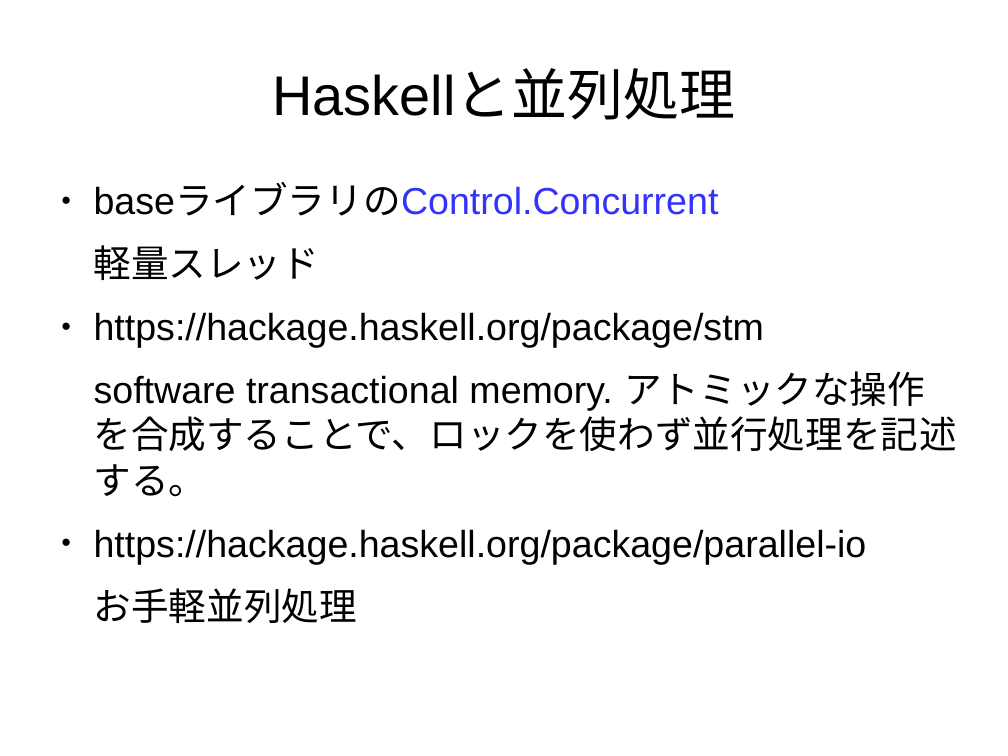
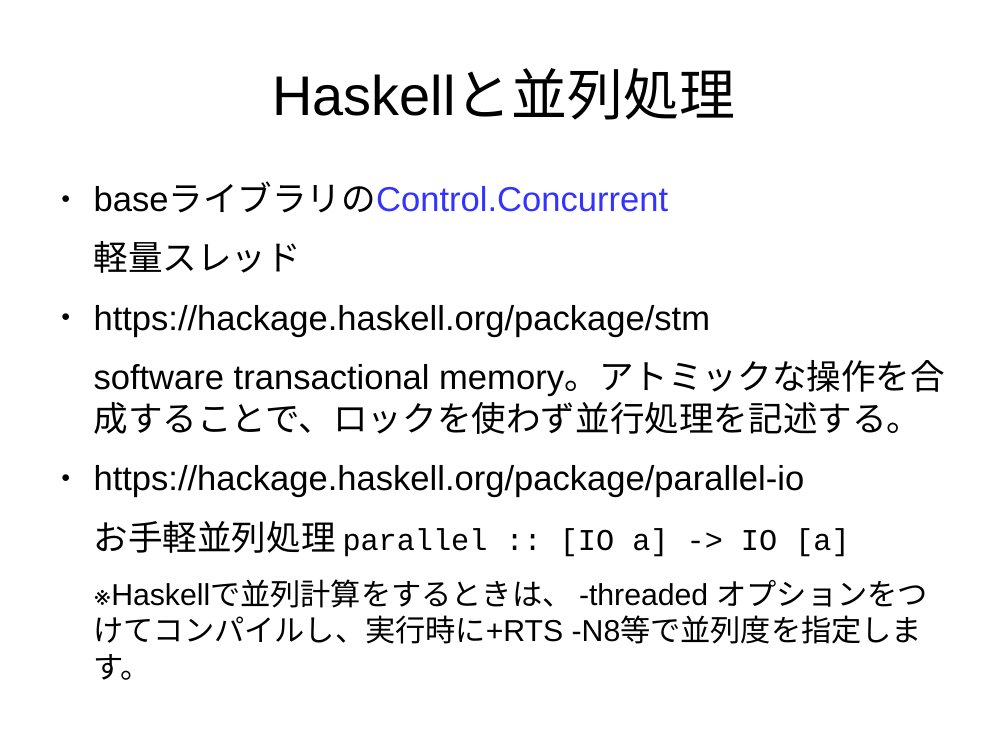
Before and after one commit to nushio3/learn-haskell, a slide deck: slide 95 of Tsukuba-2016.odp (slide 60 before the commit). Drawn at 1008x756 pixels with LibreOffice and Linux fonts; fonts in the diff are those of the drawing. Boxes give left, top, right and bottom in pixels: in the first picture for what was removed or moved away, otherwise in the second. Text is boxed around its words. In the diff, an @@ line names an element or a change of style, - is before the commit and + after.

```diff
--- a/Tsukuba-2016.odp
+++ b/Tsukuba-2016.odp
@@ text at [94, 183, 805, 498]: size 29.6 to 27.2 pt in "baseライブラリのControl.Concurrent", "軽量スレッド", "https://hackage.haskell.org/package/stm", "https://hackage.haskell.org/package/parallel-io" @@
@@ text at [94, 362, 945, 434]: text changed; size 29.6 to 27.2 pt @@
-software transactional memory. アトミックな操作を合成することで、ロックを使わず並行処理を記述する。
+software transactional memory。アトミックな操作を合成することで、ロックを使わず並行処理を記述する。
@@ text at [94, 521, 928, 680]: text changed; size 29.6 to 23.8 pt @@
-お手軽並列処理
+お手軽並列処理 parallel :: [IO a] -> IO [a]
+※Haskellで並列計算をするときは、 -threaded オプションをつけてコンパイルし、実行時に+RTS -N8等で並列度を指定します。
```
Also in this commit, not shown: 29 other slides changed, 50 slides added, 11 slides removed.
